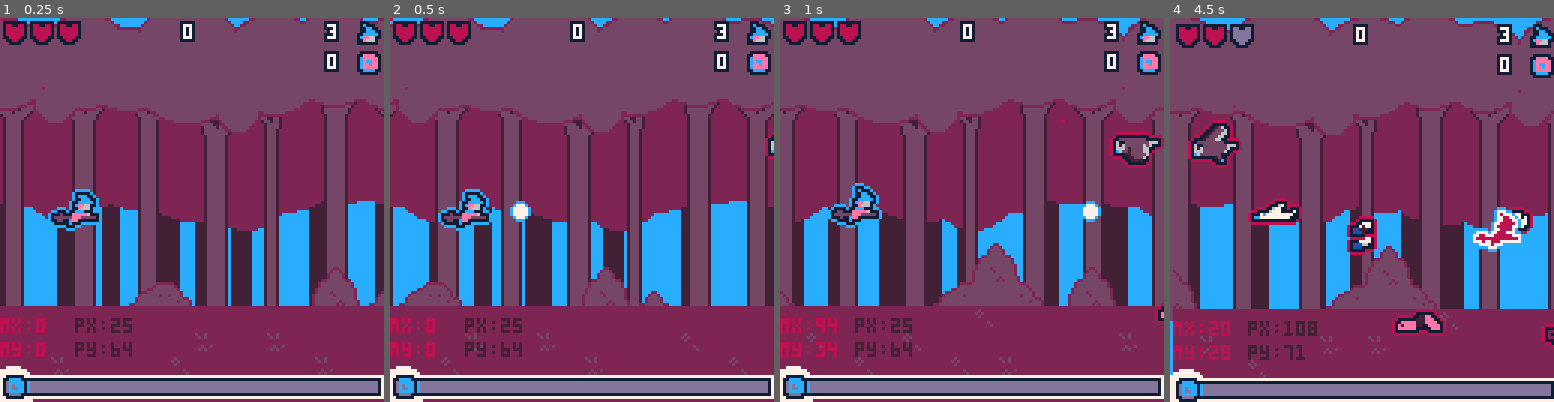
Above: before the commit, frames 1-4 (left to right).
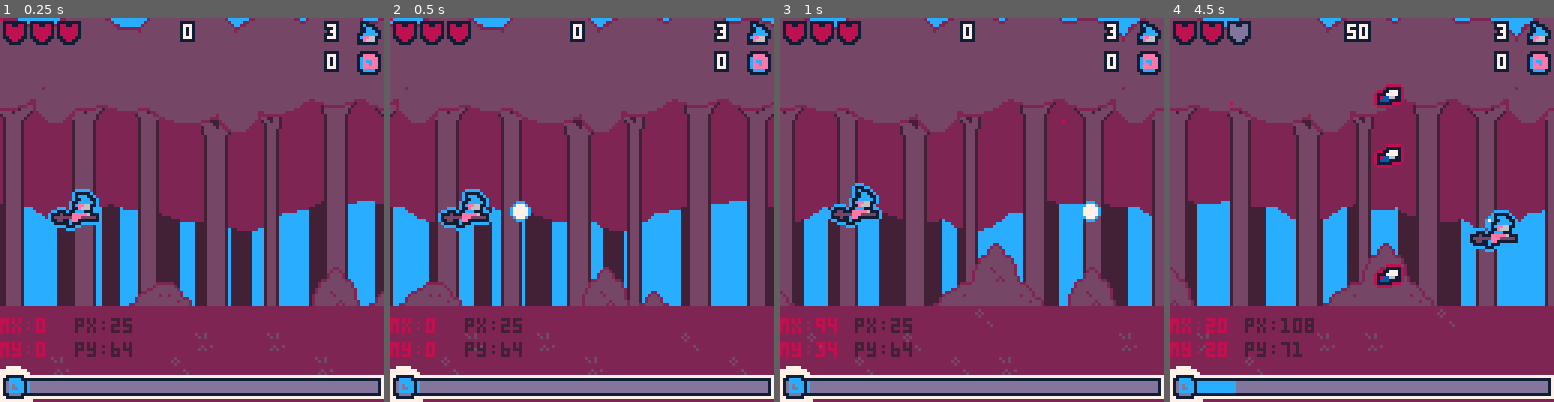
Above: after the commit, the same moments.

Repository: roseblack02/pico8-witch_blaster
Game: PICO-8 cartridge witch_blaster.p8
Same seed, same stepped clock (60 frames per second), same inputs: the game is played once before the commit and once after it.
Inputs (mouse positions are in pixels of both pictures, inside the frame that each line leads up to):
- Up to frame 1 (0.25 s): no input
- Up to frame 2 (0.5 s): tap X (X key) at 0.33 s
- Up to frame 3 (1 s): click (1060, 121) at 0.67 s; tap O (Z key) at 0.7 s
- Up to frame 4 (4.5 s): tap X (X key) at 1.07, 1.85, 2.97, 4.08 s; click (1216, 267) at 1.22 s; hold Right 1.6-2.1 s; tap O (Z key) every 0.4 s from 1.7 to 4.1 s; click (1277, 114) at 1.77 s; hold Up 2.15-2.42 s; click (1342, 259) at 2.32 s; hold Right 2.47-3.03 s; click (1404, 106) at 2.87 s; hold Left 3.08-3.58 s; click (1465, 256) at 3.42 s; hold Down 3.63-3.97 s; click (1231, 102) at 3.97 s; hold Right from 4.02 s (still down)

Frame 1 is identical in both runs. In frame 2, 0.1% of the frame differs, in the area x 97-100%, y 29-37%; in frame 3, 1.1%; in frame 4, 27%, in the area x 0-100%, y 0-100%.

Commit message:
Added a text file for level info and the info for each wave can be added in via a function
Level information is stored in an external text file. This info for each wave in a level is loaded using a function that loads the enemies using a list of positions in the wave info

Diff:
--- a/witch_blaster.p8
+++ b/witch_blaster.p8
@@ -9,6 +9,10 @@
 	map_speed,front_speed,back_speed=0.35,0.6,0.4
 	game_pal="trans"
 	blast_text=7
+	level=1
+
+	--get level info from text file
+	#include levels.txt
 
 	--particle effects
 	blast_particle={}
@@ -165,14 +169,8 @@
 		end
 	}
 
-	--make enemies temp
-	make_worm(150,98)
-	make_snail(160,104)
-	make_owl(150,42)
-	make_gull(170,64)
-	make_fly(170,72)
-	make_fly(170,67)
-	make_chicken(170,67)
+	--test load enemies from level 1
+	load_wave(level1.wave1)
 
 	--mouse temp
 	poke(0x5f2d, 1)
@@ -799,6 +797,46 @@
 	local i
 	for i=1,#list do
 		del(list, list[1])
+	end
+end
+
+--load wave from level file
+function load_wave(wave)
+	--check if there are any specified enemies for the chosen wave
+	if wave.flies then
+		for fly in all(level1.wave1.flies) do
+			make_fly(fly[1],fly[2])
+		end
+	end
+
+	if wave.gulls then
+		for gull in all(wave.gulls) do
+			make_gull(gull[1],gull[2])
+		end
+	end
+
+	if wave.owls then
+		for owl in all(wave.owls) do
+			make_owl(owl[1],owl[2])
+		end
+	end
+
+	if wave.worms then
+		for worm in all(wave.worms) do
+			make_worm(worm[1],worm[2])
+		end
+	end
+
+	if wave.snails then
+		for snail in all(wave.snails) do
+			make_snail(snail[1],snail[2])
+		end
+	end
+
+	if wave.chickens then
+		for chicken in all(wave.chickens) do
+			make_chicken(chicken[1],chicken[2])
+		end
 	end
 end
 
Not shown, added: levels.txt
